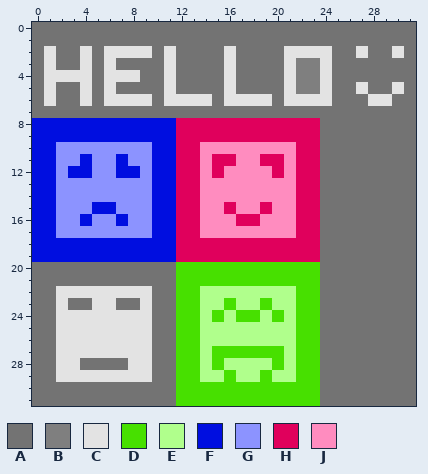
Two versions of one pixel-art sprite, deploy/faces.png. The picture above was drawn from the file before the commit.
The file is 32x32 pixels.
Palette (. is transparent): A #737373  B #7f7f7f  C #e3e3e3  D #47e000  E #b0ff8c  F #000ee0  G #8c93ff  H #e0005c  J #ff8cbf
Pixels before, first column x 0:
 0 AAAAAAAAAAAAAAAAAAAAAAAAAAAAAAAA
 1 AAAAAAAAAAAAAAAAAAAAAAAAAAAAAAAA
 2 ACAACACCCCACAAAACAAAACCCCAACAACA
 3 ACAACACAAAACAAAACAAAACBBCAAAAAAA
 4 ACCCCACCCAACAAAACAAAACBBCAAAAAAA
 5 ACAACACAAAACAAAACAAAACBBCAACAACA
 6 ACAACACCCCACCCCACCCCACCCCAAACCAA
 7 AAAAAAAAAAAAAAAAAAAAAAAAAAAAAAAA
 8 FFFFFFFFFFFFHHHHHHHHHHHHAAAAAAAA
 9 FFFFFFFFFFFFHHHHHHHHHHHHAAAAAAAA
10 FFGGGGGGGGFFHHJJJJJJJJHHAAAAAAAA
11 FFGGFGGFGGFFHHJHHJJHHJHHAAAAAAAA
12 FFGFFGGFFGFFHHJHJJJJHJHHAAAAAAAA
13 FFGGGGGGGGFFHHJJJJJJJJHHAAAAAAAA
14 FFGGGGGGGGFFHHJJJJJJJJHHAAAAAAAA
15 FFGGGFFGGGFFHHJJHJJHJJHHAAAAAAAA
16 FFGGFGGFGGFFHHJJJHHJJJHHAAAAAAAA
17 FFGGGGGGGGFFHHJJJJJJJJHHAAAAAAAA
18 FFFFFFFFFFFFHHHHHHHHHHHHAAAAAAAA
19 FFFFFFFFFFFFHHHHHHHHHHHHAAAAAAAA
20 AAAAAAAAAAAADDDDDDDDDDDDAAAAAAAA
21 AAAAAAAAAAAADDDDDDDDDDDDAAAAAAAA
22 AACCCCCCCCAADDEEEEEEEEDDAAAAAAAA
23 AACAACCAACAADDEEDEEDEEDDAAAAAAAA
24 AACCCCCCCCAADDEDEDDEDEDDAAAAAAAA
25 AACCCCCCCCAADDEEEEEEEEDDAAAAAAAA
26 AACCCCCCCCAADDEEEEEEEEDDAAAAAAAA
27 AACCCCCCCCAADDEDDDDDDEDDAAAAAAAA
28 AACCAAAACCAADDEDEEEEDEDDAAAAAAAA
29 AACCCCCCCCAADDEEDEEDEEDDAAAAAAAA
30 AAAAAAAAAAAADDDDDDDDDDDDAAAAAAAA
31 AAAAAAAAAAAADDDDDDDDDDDDAAAAAAAA
And afterwards:
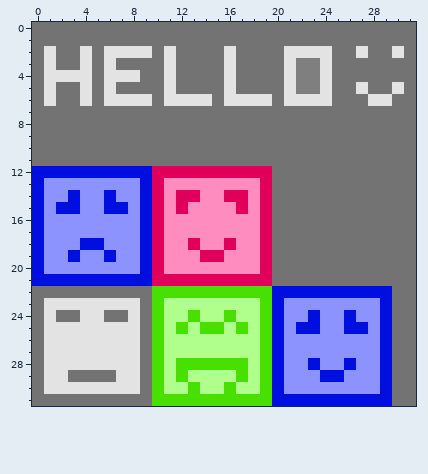
From old to new:
y 8..9: x 0..23 FFFFFFFFFFFFHHHHHHHHHHHH -> AAAAAAAAAAAAAAAAAAAAAAAA
y 10: x 0..23 FFGGGGGGGGFFHHJJJJJJJJHH -> AAAAAAAAAAAAAAAAAAAAAAAA
y 11: x 0..23 FFGGFGGFGGFFHHJHHJJHHJHH -> AAAAAAAAAAAAAAAAAAAAAAAA
y 12: x 2 G -> F; x 5..6 GG -> FF; x 9..11 GFF -> FHH; x 14 J -> H; x 16..23 JJJJHJHH -> HHHHAAAA
y 13: x 1 F -> G; x 9..13 GFFHH -> FHJJJ; x 19..23 JJJHH -> HAAAA
y 14: x 1 F -> G; x 3 G -> F; x 6 G -> F; x 9..11 GFF -> FHJ; x 16..17 JJ -> HH; x 19..23 JJJHH -> HAAAA
y 15: x 1..3 FGG -> GFF; x 5 F -> G; x 7 G -> F; x 9..11 GFF -> FHJ; x 13 H -> J; x 16..17 HJ -> JH; x 20..23 JJHH -> AAAA
y 16: x 1 F -> G; x 4 F -> G; x 7 F -> G; x 9..13 GFFHH -> FHJJJ; x 17..23 HHJJJHH -> JJHAAAA
y 17: x 1 F -> G; x 9..13 GFFHH -> FHJJJ; x 19..23 JJJHH -> HAAAA
y 18: x 1..3 FFF -> GGG; x 6..8 FFF -> GGG; x 10..12 FFH -> HJJ; x 14..15 HH -> JJ; x 17..18 HH -> JJ; x 20..23 HHHH -> AAAA
y 19: x 1..2 FF -> GG; x 4..5 FF -> GG; x 7..8 FF -> GG; x 10..13 FFHH -> HJJJ; x 16..18 HHH -> JJJ; x 20..23 HHHH -> AAAA
y 20: x 0..23 AAAAAAAAAAAADDDDDDDDDDDD -> FGGGGGGGGFHJJJJJJJJHAAAA
y 21: x 0..23 AAAAAAAAAAAADDDDDDDDDDDD -> FFFFFFFFFFHHHHHHHHHHAAAA
y 22: x 2..11 CCCCCCCCAA -> AAAAAAAADD; x 14..29 EEEEEEEEDDAAAAAA -> DDDDDDFFFFFFFFFF
y 23: x 1 A -> C; x 3..4 AA -> CC; x 7..13 AACAADD -> CCADEEE; x 16 D -> E; x 20..29 EEDDAAAAAA -> FGGGGGGGGF
y 24: x 1..3 ACC -> CAA; x 6..7 CC -> AA; x 9..12 CAAD -> ADEE; x 15..29 DEDDEDEDDAAAAAA -> EDEEDFGGFGGFGGF
y 25: x 1 A -> C; x 9..11 CAA -> ADE; x 13..15 DEE -> EDD; x 17 E -> D; x 19..29 EEEDDAAAAAA -> DFGFFGGFFGF
y 26: x 1 A -> C; x 9..13 CAADD -> ADEEE; x 19..29 EEEDDAAAAAA -> DFGGGGGGGGF
y 27: x 1 A -> C; x 9..13 CAADD -> ADEEE; x 15..18 DDDD -> EEEE; x 20..29 DEDDAAAAAA -> FGGGGGGGGF
y 28: x 1 A -> C; x 4..7 AAAA -> CCCC; x 9..11 CAA -> ADE; x 14 E -> D; x 16..17 EE -> DD; x 19..29 EDEDDAAAAAA -> DFGGFGGFGGF
y 29: x 1 A -> C; x 3..6 CCCC -> AAAA; x 9..11 CAA -> ADE; x 13 D -> E; x 16..17 DE -> ED; x 20..29 EEDDAAAAAA -> FGGGFFGGGF
y 30: x 1..8 AAAAAAAA -> CCCCCCCC; x 10..12 AAD -> DEE; x 14..15 DD -> EE; x 17..18 DD -> EE; x 20..29 DDDDAAAAAA -> FGGGGGGGGF
y 31: x 10..11 AA -> DD; x 20..29 DDDDAAAAAA -> FFFFFFFFFF
Boxes around the changes in both pictures, in picture pixels (x1, y1, x2, y2):
changed: (32, 118, 392, 406)
